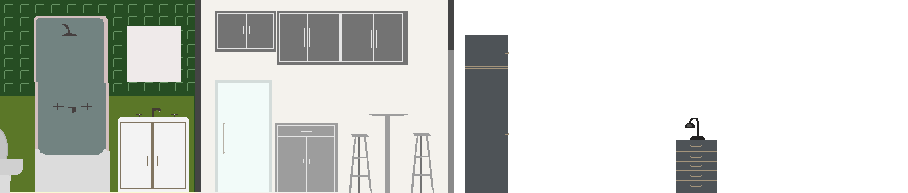
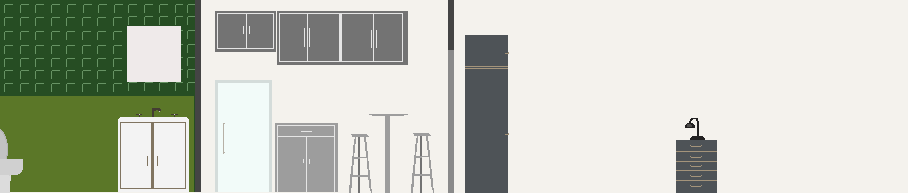
Before/after of a 908px x 193px layered artwork. What changed in the layer stack:
hid "room_bg" over [454, 0, 908, 193]
hid "bañera" over [34, 16, 110, 192]
added layer "Forma 1" above "background" over [10, 0, 908, 193]
